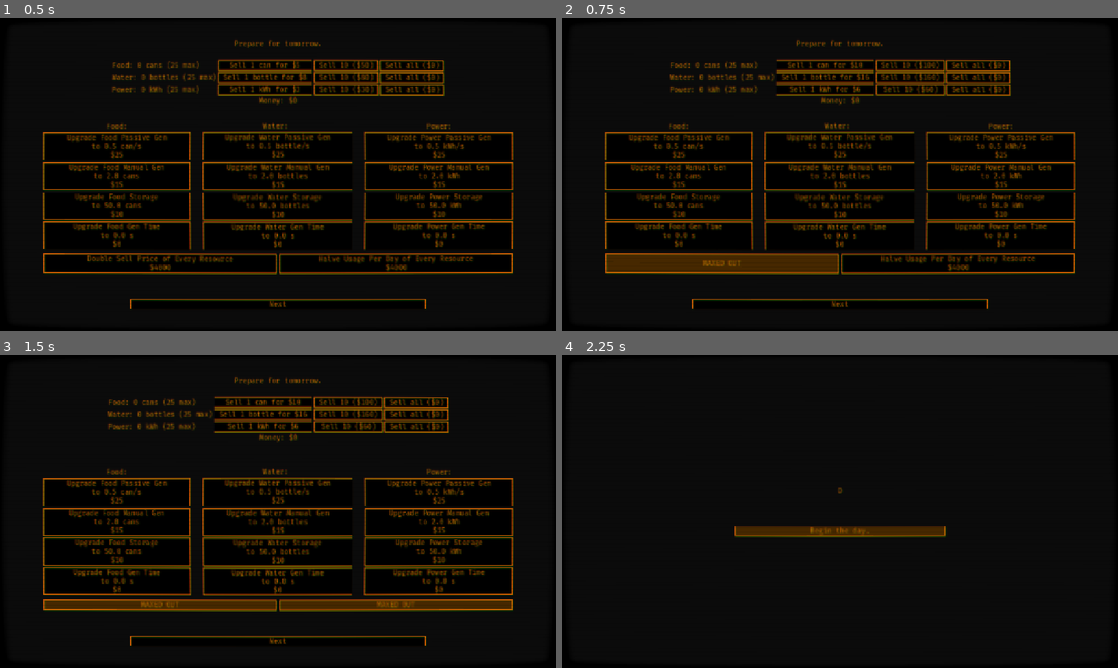
Above: before the commit, frames 1-4 (two rows, left to right).
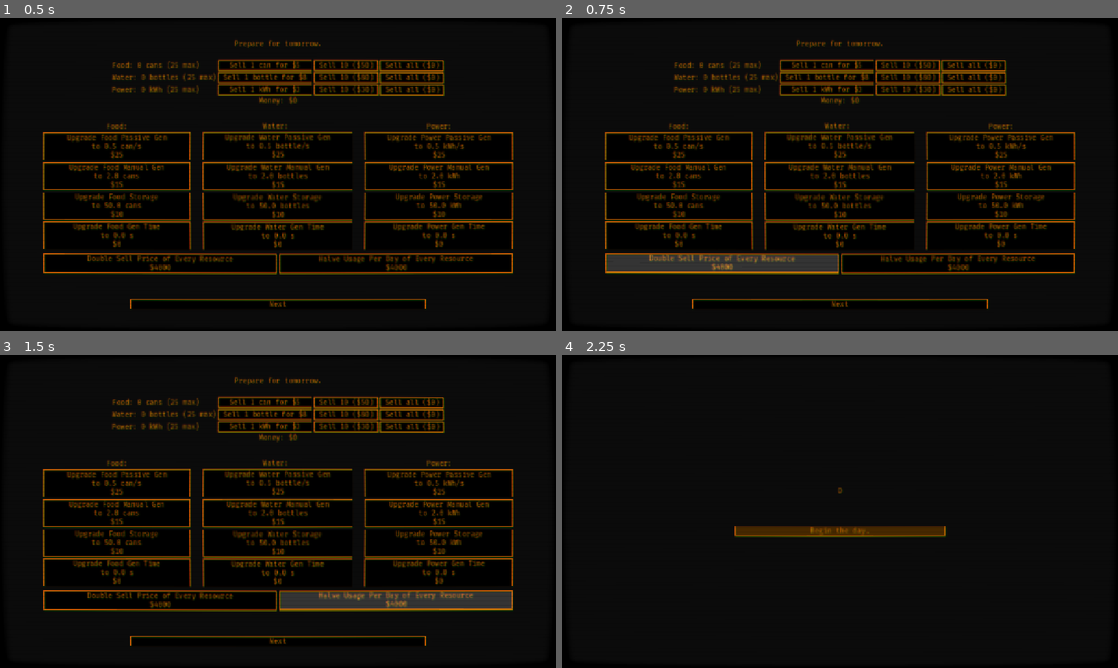
Above: after the commit, the same moments.

Repository: mihirlaud/hibern8
Game: Godot game, scene res://scenes/shop.tscn
Same seed, same stepped clock (60 frames per second), same inputs: the game is played once before the commit and once after it. This scene is started directly instead of the project's main scene.
Inputs:
- Up to frame 1 (0.5 s): no input
- Up to frame 2 (0.75 s): click "Double Sell Price of Every Re…" at 0.5 s
- Up to frame 3 (1.5 s): click "Halve Usage Per Day of Every …" at 1.25 s
- Up to frame 4 (2.25 s): click "Next" at 2 s

Frame 1 is identical in both runs. In frame 2, 4.2% of the frame differs, in the area x 8-81%, y 13-82%; in frame 3, 18%, in the area x 7-93%, y 13-82%; in frame 4, nothing differs.
Error before the commit: Invalid access of index '3' on a base object of type: 'Array'. (res://scripts/game_state.gd:106)
Error after the commit: Invalid access of index '3' on a base object of type: 'Array'. (res://scripts/game_state.gd:110)

Commit message:
Fix upgrade cost bug

Diff:
--- a/scripts/game_state.gd
+++ b/scripts/game_state.gd
@@ -59,11 +59,15 @@
 
 func purchase_merchant():
 	if not merchant_bought:
-		merchant_bought = true
+		if money >= MERCHANT_UPGRADE_COST:
+			merchant_bought = true
+			money -= MERCHANT_UPGRADE_COST
 
 func purchase_hibernator():
 	if not hibernator_bought:
-		hibernator_bought = true
+		if money >= HIBERNATOR_UPGRADE_COST:
+			hibernator_bought = true
+			money -= HIBERNATOR_UPGRADE_COST
 
 func sell_rate(resource):
 	return INITIAL_SELL_RATES[resource] * (2 if merchant_bought else 1)
--- a/scripts/shop.gd
+++ b/scripts/shop.gd
@@ -146,7 +146,6 @@
 func _on_water_storage_upgrade_button_pressed() -> void:
 	GameState.upgrade_water_storage()
 
-
 func _on_power_passive_upgrade_button_pressed() -> void:
 	GameState.upgrade_power_passive_gen()
 
@@ -156,42 +155,32 @@
 func _on_power_storage_upgrade_button_pressed() -> void:
 	GameState.upgrade_power_storage()
 
-
 func _on_sell_10_food_button_pressed() -> void:
 	GameState.sell_food(10)
-
 
 func _on_sell_all_food_button_pressed() -> void:
 	GameState.sell_food(int(floor(GameState.get_food())))
 
-
 func _on_sell_10_water_button_pressed() -> void:
 	GameState.sell_water(10)
-
 
 func _on_sell_all_water_button_pressed() -> void:
 	GameState.sell_water(int(floor(GameState.get_water())))
 
-
 func _on_sell_10_power_button_pressed() -> void:
 	GameState.sell_power(10)
-
 
 func _on_sell_all_power_button_pressed() -> void:
 	GameState.sell_power(int(floor(GameState.get_power())))
 
-
 func _on_food_faster_upgrade_button_pressed() -> void:
 	GameState.upgrade_food_manual_gen_time()
-
 
 func _on_water_faster_upgrade_button_pressed() -> void:
 	GameState.upgrade_water_manual_gen_time()
 
-
 func _on_power_faster_upgrade_button_pressed() -> void:
 	GameState.upgrade_power_manual_gen_time()
-
 
 func _on_double_sell_button_pressed() -> void:
 	GameState.purchase_merchant()
